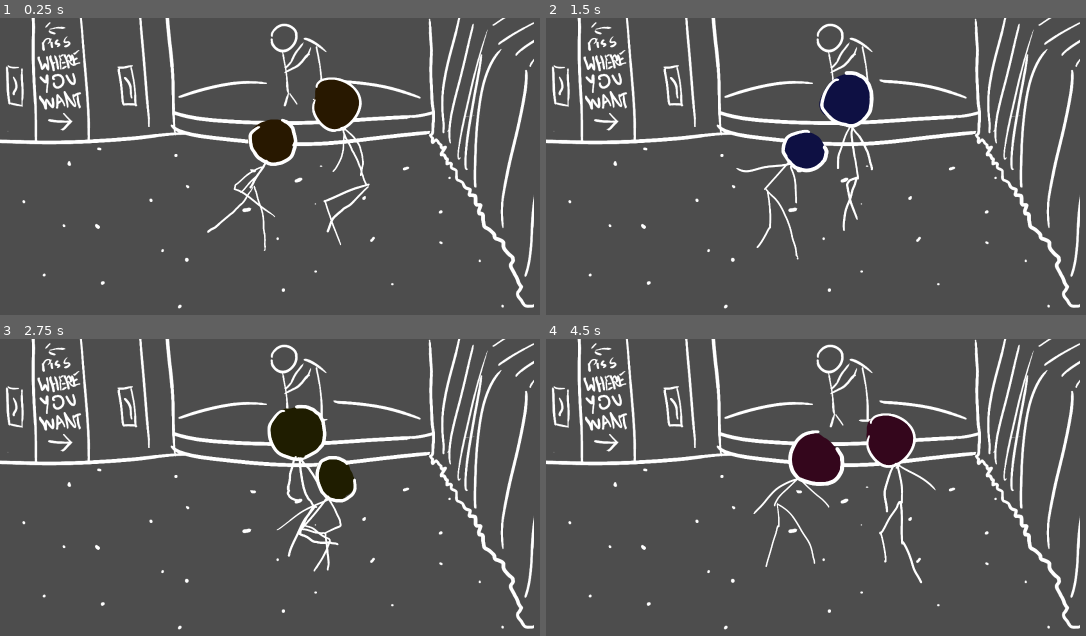
Above: before the commit, frames 1-4 (two rows, left to right).
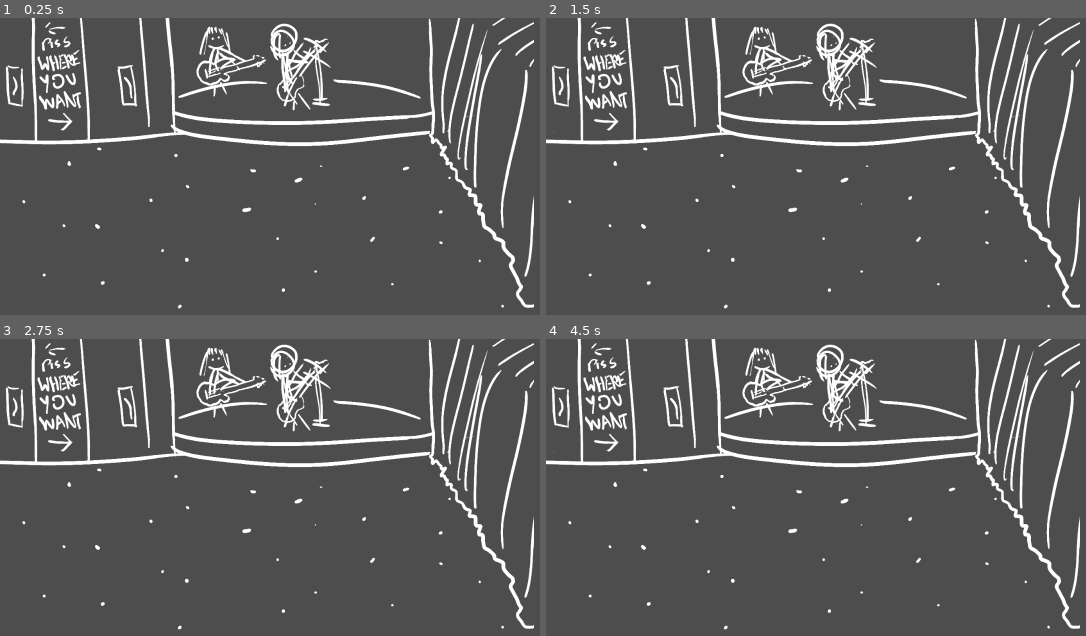
Above: after the commit, the same moments.

Repository: MarmadileManteater/Anxiety-Game
Game: Godot game, scene res://scenes/the_pit/the_pit.tscn
Same seed, same stepped clock (60 frames per second), same inputs: the game is played once before the commit and once after it. This scene is started directly instead of the project's main scene.
Inputs (mouse positions are in pixels of both pictures, inside the frame that each line leads up to):
- Up to frame 1 (0.25 s): no input
- Up to frame 2 (1.5 s): click (837, 157) at 0.52 s; click (837, 157) at 1.27 s
- Up to frame 3 (2.75 s): click (291, 478) at 2.02 s
- Up to frame 4 (4.5 s): move the mouse to (outside the picture) at 2.77 s; click (outside the picture) at 2.92 s; move the mouse to (783, 585) at 3.52 s; click (783, 585) at 3.67 s; move the mouse to (1026, 463) at 4.27 s; click (1026, 463) at 4.42 s

The runs differ from the first frame. In frame 1, 4.8% of the frame differs, in the area x 36-69%, y 2-79%; in frame 2, 4.5%; in frame 3, 4.7%; in frame 4, 5.2%, in the area x 36-73%, y 2-83%.
Error before the commit: Invalid access to property or key 'has_danced' on a base object of type 'Nil'. (res://scenes/the_pit/the_pit.gd:20)

Commit message:
Add show for time not equal to early

Diff:
--- a/project/scenes/text_box/text_box.gd
+++ b/project/scenes/text_box/text_box.gd
@@ -37,6 +37,8 @@
 	is_locked = false
 
 func display() -> void:
+	if index != 0:
+		return
 	show()
 	sprite.show()
 	sprite.play("show")
--- a/project/scenes/the_pit/the_pit.gd
+++ b/project/scenes/the_pit/the_pit.gd
@@ -7,7 +7,10 @@
 
 # Called when the node enters the scene tree for the first time.
 func _ready() -> void:
+	$Drawing.play(Helpers.stage_to_string(time))
 	if time != Helpers.Stage.Early:
+		$Dancers.show()
+		$Door.show()
 		background_animation_player.play("modulate")
 		$Dancers.set_modulate_timestamp(background_animation_player.current_animation_position)
 		Helpers.set_interval(
--- a/project/scenes/the_pit/the_pit.tscn
+++ b/project/scenes/the_pit/the_pit.tscn
@@ -3,11 +3,87 @@
 [ext_resource type="Script" uid="uid://d203vtjs0csc2" path="res://scenes/the_pit/the_pit.gd" id="1_nhmyf"]
 [ext_resource type="Texture2D" uid="uid://ve6m0x0qvy1f" path="res://assets/screens/pit-early.png" id="2_3cyfy"]
 [ext_resource type="PackedScene" uid="uid://btm8kv2ypw113" path="res://scenes/dancers/dancers.tscn" id="3_3cyfy"]
+[ext_resource type="Texture2D" uid="uid://dptr1bcmpdlsc" path="res://assets/screens/pit-show.png" id="3_hmf0p"]
+[ext_resource type="Texture2D" uid="uid://datsypjt1inbx" path="res://assets/sprites/guitarist/1.png" id="4_hdxq6"]
 [ext_resource type="PackedScene" uid="uid://ckyxxwa5kygcv" path="res://scenes/text_box/text_box.tscn" id="4_qbv4b"]
 [ext_resource type="PackedScene" uid="uid://bp3qljsfgqwsw" path="res://scenes/click_zone/click_zone.tscn" id="5_5nanq"]
+[ext_resource type="Texture2D" uid="uid://dr6yijjflmulm" path="res://assets/sprites/guitarist/2.png" id="5_q5ebo"]
 [ext_resource type="Texture2D" uid="uid://cuixu41ybigky" path="res://assets/sprites/text-box/choice.png" id="6_3vq54"]
 [ext_resource type="Texture2D" uid="uid://2jksy72jidjp" path="res://assets/sprites/text-box/no.png" id="6_301ep"]
+[ext_resource type="Texture2D" uid="uid://bmtsgce1wbole" path="res://assets/sprites/bass/1.png" id="6_va018"]
 [ext_resource type="Texture2D" uid="uid://bdiy10tel53vy" path="res://assets/sprites/text-box/yes.png" id="7_3vq54"]
+[ext_resource type="Texture2D" uid="uid://djbgodsg1o0b1" path="res://assets/sprites/bass/2.png" id="7_hnc3w"]
+
+[sub_resource type="AtlasTexture" id="AtlasTexture_yjlie"]
+atlas = ExtResource("2_3cyfy")
+region = Rect2(0, 0, 1368, 768)
+
+[sub_resource type="AtlasTexture" id="AtlasTexture_27jg4"]
+atlas = ExtResource("3_hmf0p")
+region = Rect2(0, 0, 1368, 768)
+
+[sub_resource type="SpriteFrames" id="SpriteFrames_0dxmq"]
+animations = [{
+"frames": [{
+"duration": 1.0,
+"texture": SubResource("AtlasTexture_yjlie")
+}],
+"loop": 0,
+"name": &"early",
+"speed": 5.0
+}, {
+"frames": [{
+"duration": 1.0,
+"texture": SubResource("AtlasTexture_27jg4")
+}],
+"loop": 0,
+"name": &"middle",
+"speed": 5.0
+}]
+
+[sub_resource type="AtlasTexture" id="AtlasTexture_d45ll"]
+atlas = ExtResource("4_hdxq6")
+region = Rect2(0, 0, 240, 240)
+
+[sub_resource type="AtlasTexture" id="AtlasTexture_fk7fj"]
+atlas = ExtResource("5_q5ebo")
+region = Rect2(0, 0, 240, 240)
+
+[sub_resource type="SpriteFrames" id="SpriteFrames_6wcjf"]
+animations = [{
+"frames": [{
+"duration": 1.0,
+"texture": SubResource("AtlasTexture_d45ll")
+}, {
+"duration": 1.0,
+"texture": SubResource("AtlasTexture_fk7fj")
+}],
+"loop": 1,
+"name": &"default",
+"speed": 2.0
+}]
+
+[sub_resource type="AtlasTexture" id="AtlasTexture_a36vd"]
+atlas = ExtResource("6_va018")
+region = Rect2(0, 0, 200, 200)
+
+[sub_resource type="AtlasTexture" id="AtlasTexture_ud8ww"]
+atlas = ExtResource("7_hnc3w")
+region = Rect2(0, 0, 200, 200)
+
+[sub_resource type="SpriteFrames" id="SpriteFrames_u4npt"]
+animations = [{
+"frames": [{
+"duration": 1.0,
+"texture": SubResource("AtlasTexture_a36vd")
+}, {
+"duration": 1.0,
+"texture": SubResource("AtlasTexture_ud8ww")
+}],
+"loop": 1,
+"name": &"default",
+"speed": 2.0
+}]
 
 [sub_resource type="Animation" id="Animation_3vq54"]
 length = 0.001
@@ -70,6 +146,18 @@
 "transitions": PackedFloat32Array(1),
 "update": 0,
 "values": [0.0]
+}
+tracks/5/type = "value"
+tracks/5/imported = false
+tracks/5/enabled = true
+tracks/5/path = NodePath(".:z_index")
+tracks/5/interp = 1
+tracks/5/loop_wrap = true
+tracks/5/keys = {
+"times": PackedFloat32Array(0),
+"transitions": PackedFloat32Array(1),
+"update": 1,
+"values": [2]
 }
 
 [sub_resource type="Animation" id="Animation_27jg4"]
@@ -112,6 +200,18 @@
 "update": 0,
 "values": [-0.08726646]
 }
+tracks/3/type = "value"
+tracks/3/imported = false
+tracks/3/enabled = true
+tracks/3/path = NodePath(".:z_index")
+tracks/3/interp = 1
+tracks/3/loop_wrap = true
+tracks/3/keys = {
+"times": PackedFloat32Array(0),
+"transitions": PackedFloat32Array(1),
+"update": 1,
+"values": [0]
+}
 
 [sub_resource type="Animation" id="Animation_hmf0p"]
 resource_name = "flip"
@@ -217,19 +317,35 @@
 script = ExtResource("1_nhmyf")
 metadata/_custom_type_script = "uid://vqxqihlbubu7"
 
-[node name="Drawing" type="Sprite2D" parent="." unique_id=23485728]
+[node name="Drawing" type="AnimatedSprite2D" parent="." unique_id=1536626162]
 position = Vector2(683, 383)
-texture = ExtResource("2_3cyfy")
+sprite_frames = SubResource("SpriteFrames_0dxmq")
+animation = &"middle"
+autoplay = "early"
+
+[node name="Guitarist" type="AnimatedSprite2D" parent="Drawing" unique_id=811851345]
+position = Vector2(94, -249)
+sprite_frames = SubResource("SpriteFrames_6wcjf")
+autoplay = "default"
+frame_progress = 0.25009128
+
+[node name="Bassists" type="AnimatedSprite2D" parent="Drawing" unique_id=1693977462]
+position = Vector2(-91, -271)
+sprite_frames = SubResource("SpriteFrames_u4npt")
+autoplay = "default"
+frame_progress = 0.6922425
 
 [node name="Dancers" parent="." unique_id=213943213 instance=ExtResource("3_3cyfy")]
+visible = false
 position = Vector2(253, 200)
 scale = Vector2(0.75, 0.75)
 
 [node name="Dialog" parent="." unique_id=2128977019 instance=ExtResource("4_qbv4b")]
 position = Vector2(686, 617)
-text = PackedStringArray("they look like they are having fun.", "i kind of want to join them . . .", "You should!", "[i][color=#bbbbbb]should i?[/color][/i]", "no, i don\'t think i will . . .")
+text = PackedStringArray("they look like they are having fun", "i kind of want to join them . . .", "You should!", "[i][color=#bbbbbb]should i?[/color][/i]", "no, i don\'t think i will . . .")
 
 [node name="Door" parent="." unique_id=624367828 instance=ExtResource("5_5nanq")]
+visible = false
 offset_left = 493.0
 offset_top = 142.0
 offset_right = 1008.20325
@@ -237,6 +353,7 @@
 
 [node name="ChoiceWindow" type="Sprite2D" parent="." unique_id=2035747907]
 visible = false
+z_index = 2
 position = Vector2(1116.0001, 299)
 scale = Vector2(0.7, 0.7)
 texture = ExtResource("6_3vq54")
--- a/project/scripts/helpers.gd
+++ b/project/scripts/helpers.gd
@@ -2,12 +2,17 @@
 class_name Helpers
 
 enum Stage { Early, Middle, Late, Over }
+const string_stages = ["early", "middle", "late", "over"]
 
 enum Direction { Up , Down, Left, Right }
 const string_directions = ["up", "back", "side", "side"]
 
 static func direction_to_string(direction: Direction) -> String:
 	return string_directions[direction]
+
+static func stage_to_string(stage: Stage) -> String:
+	return string_stages[stage]
+
 
 static func clear_interval(timer: Timer):
 	timer.get_parent().remove_child(timer)
Not shown, added: project/assets/music/Resentment.ogg.import
Binary file added: project/assets/screens/pit-show.png
Not shown, added: project/assets/screens/pit-show.png.import
Binary file added: project/assets/sprites/bass/1.png
Not shown, added: project/assets/sprites/bass/1.png.import
Binary file added: project/assets/sprites/bass/2.png
Not shown, added: project/assets/sprites/bass/2.png.import
Binary file added: project/assets/sprites/guitarist/1.png
Not shown, added: project/assets/sprites/guitarist/1.png.import
Binary file added: project/assets/sprites/guitarist/2.png
Not shown, added: project/assets/sprites/guitarist/2.png.import
Not shown, added: raw/screens/pit-2.xcf
